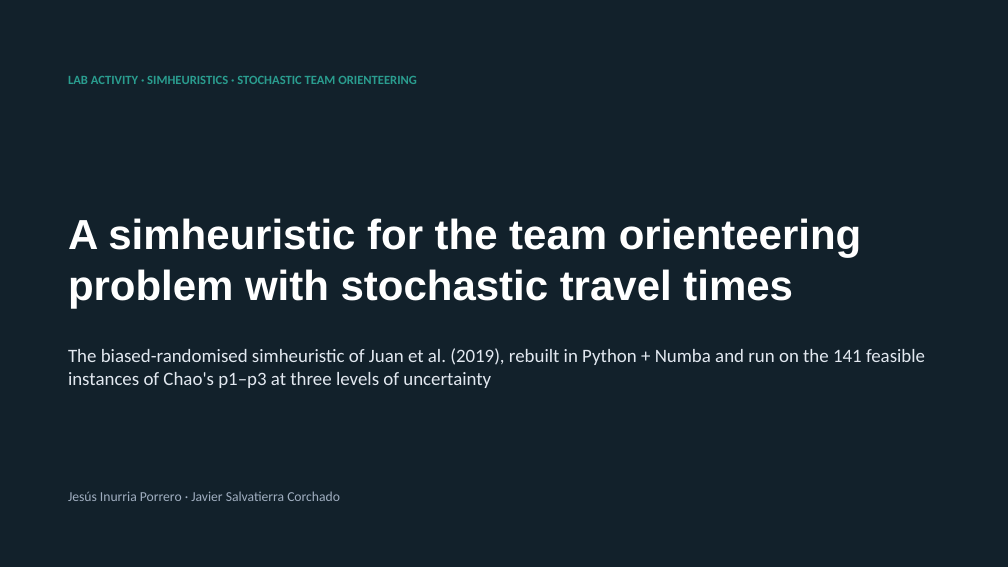
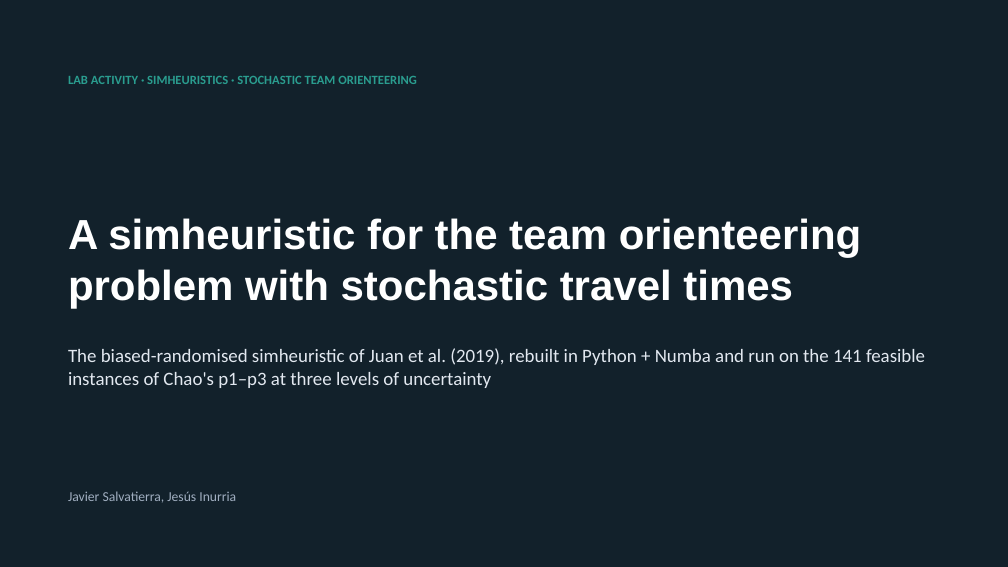
Before and after one commit to Inurria979/Heuristic-Algorithms-in-Transport-and-Finance, a slide deck: slide 1 of simTOP/docs/simTOP_simheuristic.pptx. Drawn at 1008x567 pixels with LibreOffice and Linux fonts; fonts in the diff are those of the drawing. Boxes give left, top, right and bottom in pixels: in the first picture for what was removed or moved away, otherwise in the second. Text is boxed around its words. In the diff, an @@ line names an element or a change of style, - is before the commit and + after.

```diff
--- a/simTOP/docs/simTOP_simheuristic.pptx
+++ b/simTOP/docs/simTOP_simheuristic.pptx
@@ text at box(68, 491, 236, 503): text changed @@
-Jesús Inurria Porrero · Javier Salvatierra Corchado
+Javier Salvatierra, Jesús Inurria
```
Also in this commit, not shown: 8 other slides changed, 18 other files.
